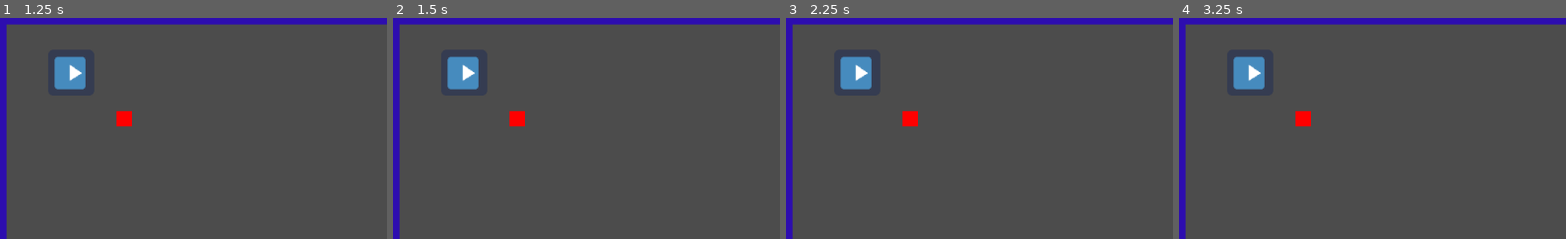
Above: before the commit, frames 1-4 (left to right).
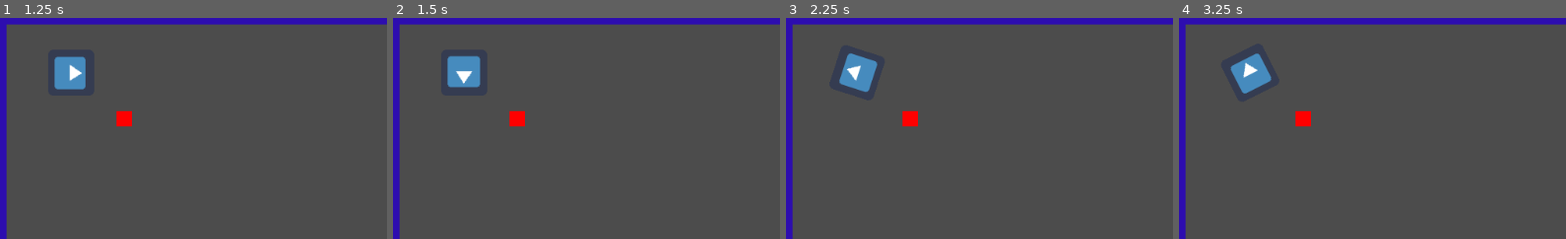
Above: after the commit, the same moments.

Repository: cliftonpalmer/move-it-meato
Game: Godot game, scene res://level_0.tscn
Two runs of this game, one before a commit and one after it. Both use one fixed random seed, a clock stepped at 60 frames per second and the inputs below. The engine's default icon, where the game draws it, is replaced by a stand-in: a white triangle on a blue panel in a dark square.
Inputs:
- Up to frame 1 (1.25 s): tap Enter at 0.5 s; hold D (rot_right, bound only after the commit) from 0.53 s (still down)
- Up to frame 2 (1.5 s): tap Space at 1.25 s; release D (rot_right, bound only after the commit) at 1.28 s; hold S (rot_down, bound only after the commit) from 1.28 s (still down)
- Up to frame 3 (2.25 s): tap Enter at 2 s; release S (rot_down, bound only after the commit) at 2.03 s; hold D (rot_right, bound only after the commit) from 2.03 s (still down)
- Up to frame 4 (3.25 s): release D (rot_right, bound only after the commit) at 2.78 s; hold W (rot_up, bound only after the commit) from 2.78 s (still down)
The pictures show only the part of the screen within x 0-50%, y 0-50%; the shares and areas given below are measured in that part.

Frame 1 is identical in both runs. In frame 2, 0.4% of the frame differs, in the area x 13-23%, y 17-33%; in frame 3, 0.6%; in frame 4, 0.6%, in the area x 13-24%, y 16-35%.

Commit message:
Player can choose forward direction

Diff:
--- a/player.gd
+++ b/player.gd
@@ -33,11 +33,24 @@
 	velocity.x *= FRICTION
 	velocity.y *= FRICTION
 
-	# face the direction I'm moving
-	var new_rotation = velocity.angle()
-	if abs(rotation - new_rotation) > MAX_ROTATION:
-		new_rotation = rotation + MAX_ROTATION
-	rotation = new_rotation
+	# face the direction player indicates
+	var new_rotation = Vector2()
+
+	if Input.is_action_pressed("rot_right"):
+		new_rotation.x = 1
+	elif Input.is_action_pressed("rot_left"):
+		new_rotation.x = -1
+
+	if Input.is_action_pressed("rot_up"):
+		new_rotation.y = -1
+	elif Input.is_action_pressed("rot_down"):
+		new_rotation.y = 1
+
+	if new_rotation:
+		new_rotation = new_rotation.angle()
+		if abs(rotation - new_rotation) > MAX_ROTATION:
+			new_rotation = rotation + MAX_ROTATION
+		rotation = new_rotation
 
 	# apply force
 	move_and_slide(velocity)
--- a/project.godot
+++ b/project.godot
@@ -19,6 +19,29 @@
 run/main_scene="res://level_0.tscn"
 config/icon="res://icon.png"
 
+[input]
+
+rot_right={
+"deadzone": 0.5,
+"events": [ Object(InputEventKey,"resource_local_to_scene":false,"resource_name":"","device":0,"alt":false,"shift":false,"control":false,"meta":false,"command":false,"pressed":false,"scancode":68,"unicode":0,"echo":false,"script":null)
+ ]
+}
+rot_left={
+"deadzone": 0.5,
+"events": [ Object(InputEventKey,"resource_local_to_scene":false,"resource_name":"","device":0,"alt":false,"shift":false,"control":false,"meta":false,"command":false,"pressed":false,"scancode":65,"unicode":0,"echo":false,"script":null)
+ ]
+}
+rot_up={
+"deadzone": 0.5,
+"events": [ Object(InputEventKey,"resource_local_to_scene":false,"resource_name":"","device":0,"alt":false,"shift":false,"control":false,"meta":false,"command":false,"pressed":false,"scancode":87,"unicode":0,"echo":false,"script":null)
+ ]
+}
+rot_down={
+"deadzone": 0.5,
+"events": [ Object(InputEventKey,"resource_local_to_scene":false,"resource_name":"","device":0,"alt":false,"shift":false,"control":false,"meta":false,"command":false,"pressed":false,"scancode":83,"unicode":0,"echo":false,"script":null)
+ ]
+}
+
 [rendering]
 
 environment/default_environment="res://default_env.tres"
